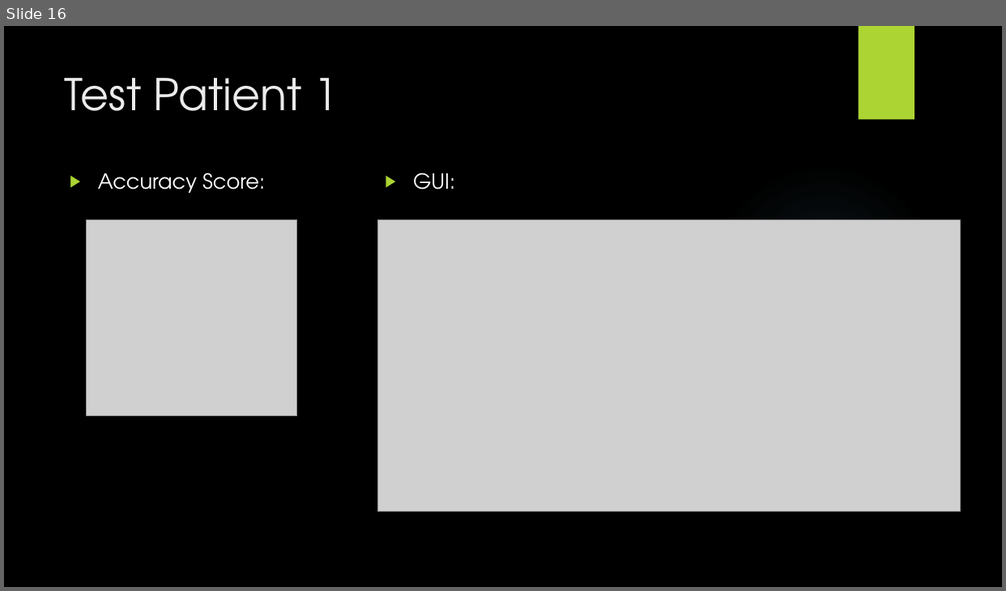
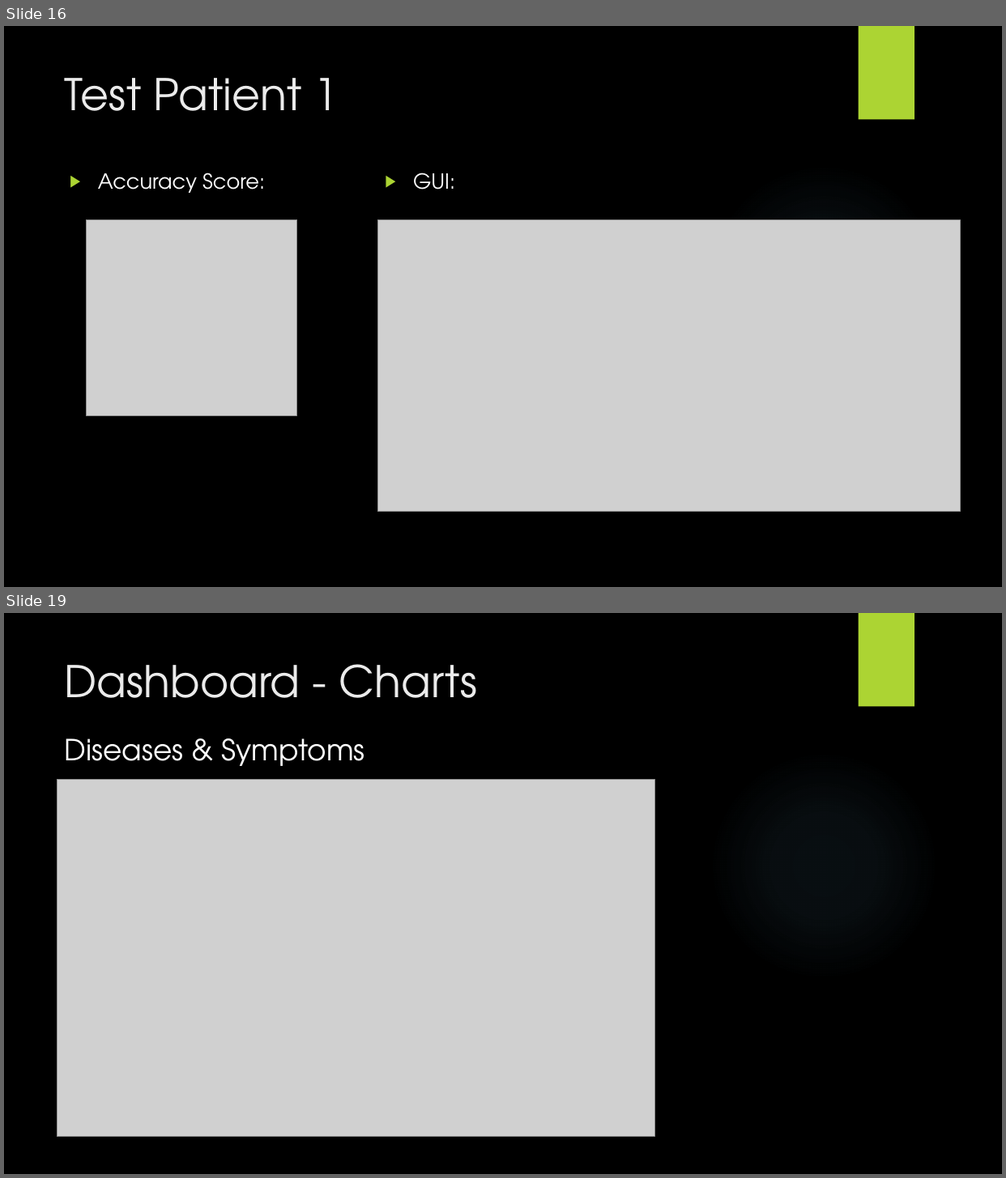
Before and after one commit to johnsetzer3/Disease_Prediction, a slide deck: Team_Code Blue Final Project.pptx. Shown one above the other, each under a label of ours: slide 16 before the commit, slides 16 and 19 after it; the slides between them are not shown. The pictures are 1006x591 and 1006x1178 pixels, drawn with LibreOffice and Linux fonts; fonts in the diff are those of the drawing; grey boxes stand for pictures; background and template pictures are left out. Boxes give left, top, right and bottom in pixels: in the first picture for what was removed or moved away, otherwise in the second. Text is boxed around its words. In the diff, an @@ line names an element or a change of style, - is before the commit and + after.

Commit message:
Segment 2 - added charts

```diff
--- a/Team_Code Blue Final Project.pptx
+++ b/Team_Code Blue Final Project.pptx
@@ slide 19 added at (4,613,1002,1174), background picture (left out); not listed: 2 template elements that a slide beside it also shows @@
@@ title added at (65,664,477,698), 42 pt, text #EBEBEB @@
+Dashboard - Charts
@@ text added at (65,739,364,766), 28 pt, text #FFFFFF @@
+Diseases & Symptoms
@@ picture added at (57,780,655,1137) @@
```
Also in this commit, not shown: 2 other slides added, 1 other file.
